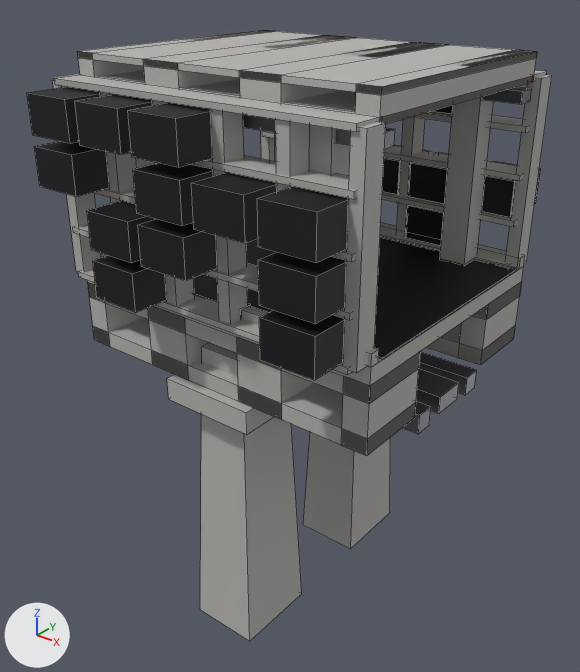
A saved change to the FBX model Assets/_Project/04.Art/02.Models/Megastructure/SM_Mega_Habitat.fbx.
The view is the same before and after, from a 50 mm camera at (56.8, -74.0, 67.6) aimed at (-1.7, -0.9, 22.3). Arrows for +X, +Y and +Z are at lower left; the lights stay in place. The picture after the commit comes second. Mesh edges are drawn as thin lines. Where no turn or scale is listed for an object, it has been applied to the vertices. Vertices at exactly the same position are counted once.

Objects in the first picture: 'SM_Mega_Habitat'.
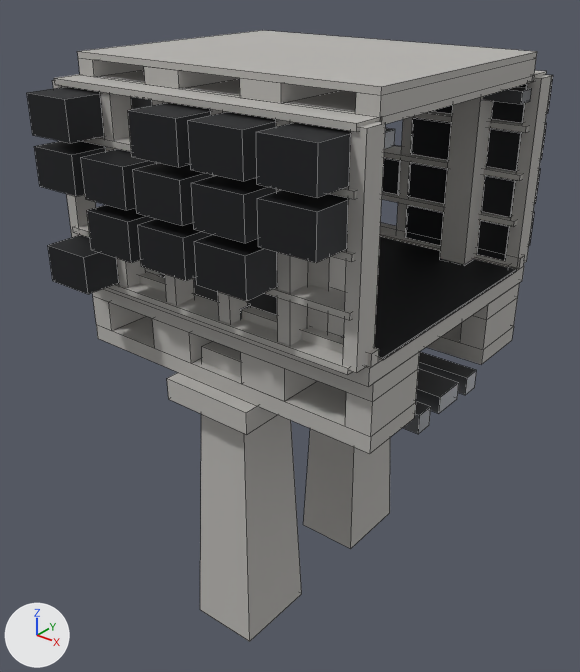
Location of each change, [x1, y1, x2, y2] in pixels of the pictures (580 x 672 px; the box of a moved part takes in the faces that stretch with it):
'SM_Mega_Habitat', reshaped: before [27, 30, 552, 642]; after [27, 30, 553, 642]
part 1 of me_sm_mega_habitat, added: after [152, 318, 211, 363]
part 2 of me_sm_mega_habitat, added: after [241, 352, 317, 401]
part 3 of me_sm_mega_habitat, added: after [104, 266, 524, 387]
part 4 of me_sm_mega_habitat, moved or reshaped: before [93, 255, 167, 312]; after [48, 235, 119, 294]
part 5 of me_sm_mega_habitat, moved or reshaped: before [258, 252, 347, 324]; after [195, 234, 278, 301]
part 6 of me_sm_mega_habitat, moved or reshaped: before [75, 94, 153, 154]; after [81, 149, 157, 210]
part 7 of me_sm_mega_habitat, moved or reshaped: before [259, 310, 345, 380]; after [188, 112, 276, 181]
part 8 of me_sm_mega_habitat, moved or reshaped (not visible before): after [256, 122, 351, 197]
part 9 of me_sm_mega_habitat, added: after [476, 212, 535, 261]
part 10 of me_sm_mega_habitat, added: after [411, 118, 452, 160]
part 11 of me_sm_mega_habitat, added: after [486, 123, 547, 171]
part 12 of me_sm_mega_habitat, added: after [491, 75, 553, 123]
part 13 of me_sm_mega_habitat, added: after [240, 78, 340, 103]
part 14 of me_sm_mega_habitat, added: after [93, 289, 419, 453]
part 15 of me_sm_mega_habitat, added: after [427, 283, 520, 364]
part 16 of me_sm_mega_habitat, deleted: before [143, 35, 447, 419]
part 17 of me_sm_mega_habitat, cut back: before [78, 30, 537, 456]; after [78, 58, 381, 117]

The edits, one by one:
me_sm_mega_habitat is used by ob_sm_mega_habitat; location (0.0, 0.0, 0.0).
me_sm_mega_habitat had 808 vertices, 630 faces and spanned x -21.0..21.0, y -23.2..23.3, z -14.0..57.2.
me_sm_mega_habitat now has 912 vertices, 702 faces and spans x -21.0..21.0, y -23.2..23.3, z -14.0..57.2.
me_sm_mega_habitat part 1: a new loose piece, a box spanning x -10.1..-3.9, y -16.4..-7.9, z 24.0..28.0, in mat_m_mega_concrete (grey #b6b3af).
me_sm_mega_habitat part 2: a new loose piece, a box spanning x 3.9..10.1, y -16.4..-7.9, z 24.0..28.0, in mat_m_mega_concrete (grey #b6b3af).
me_sm_mega_habitat part 3: a new loose piece, a box spanning x -21.0..21.0, y -17.2..17.3, z 30.0..32.0, in mat_m_mega_concrete (grey #b6b3af).
me_sm_mega_habitat part 4: the loose piece of 8 vertices spanning x -11.1..-4.7, y -23.2..-15.7, z 32.6..37.0 is moved by (-7.9, 0.0, 0.0).
me_sm_mega_habitat part 5: the loose piece of 8 vertices spanning x 12.6..19.0, y -23.2..-15.7, z 38.2..42.6 is moved by (-7.9, 0.0, 0.0).
me_sm_mega_habitat part 6: the loose piece of 8 vertices spanning x -11.1..-4.7, y -23.2..-15.7, z 49.4..53.8 is moved by (0.0, 0.0, -5.6).
me_sm_mega_habitat part 7: the loose piece of 8 vertices spanning x 12.6..19.0, y -23.2..-15.7, z 32.6..37.0 is moved by (-7.9, 0.0, 16.8).
me_sm_mega_habitat part 8: the loose piece of 8 vertices spanning x -11.1..-4.7, y 15.8..23.3, z 43.8..48.2 is moved by (23.8, -39.0, 5.6).
me_sm_mega_habitat part 9: a new loose piece, a box spanning x 12.6..19.0, y 15.8..23.3, z 32.6..37.0, in mat_m_mega_dark (dark grey #3e3f42).
me_sm_mega_habitat part 10: a new loose piece, a box spanning x 4.7..11.1, y 15.8..23.3, z 43.8..48.2, in mat_m_mega_dark (dark grey #3e3f42).
me_sm_mega_habitat part 11: a new loose piece, a box spanning x 12.6..19.0, y 15.8..23.3, z 43.8..48.2, in mat_m_mega_dark (dark grey #3e3f42).
me_sm_mega_habitat part 12: a new loose piece, a box spanning x 12.6..19.0, y 15.8..23.3, z 49.4..53.8, in mat_m_mega_dark (dark grey #3e3f42).
me_sm_mega_habitat part 13: a new loose piece, a box spanning x 4.1..9.1, y -15.6..15.6, z 54.7..56.5, in mat_m_mega_concrete (grey #b6b3af).
me_sm_mega_habitat part 14: a new loose piece of 24 vertices spanning x -21.0..21.0, y -16.4..-7.9, z 22.0..30.0, in mat_m_mega_concrete (grey #b6b3af).
me_sm_mega_habitat part 15: a new loose piece of 24 vertices spanning x -21.0..21.0, y 7.9..16.5, z 22.0..30.0, in mat_m_mega_concrete (grey #b6b3af).
me_sm_mega_habitat part 16: 6 loose pieces with 48 vertices, spanning x -10.1..10.1, y -17.0..17.0, z 22.0..57.2, are deleted.
me_sm_mega_habitat part 17: 4 vertices moved from x -21.0..21.0, y -15.0..15.0, z 32.0 to x -21.0..21.0, y -15.0..15.0, z 31.9; 56 vertices removed from x -21.0..21.0, y -17.0..17.0, z 22.0..57.2; 8 vertices added at x -17.3..17.3, y -15.6..15.6, z 54.7..56.5.
Other edits to the shape of me_sm_mega_habitat do not show in these pictures.
